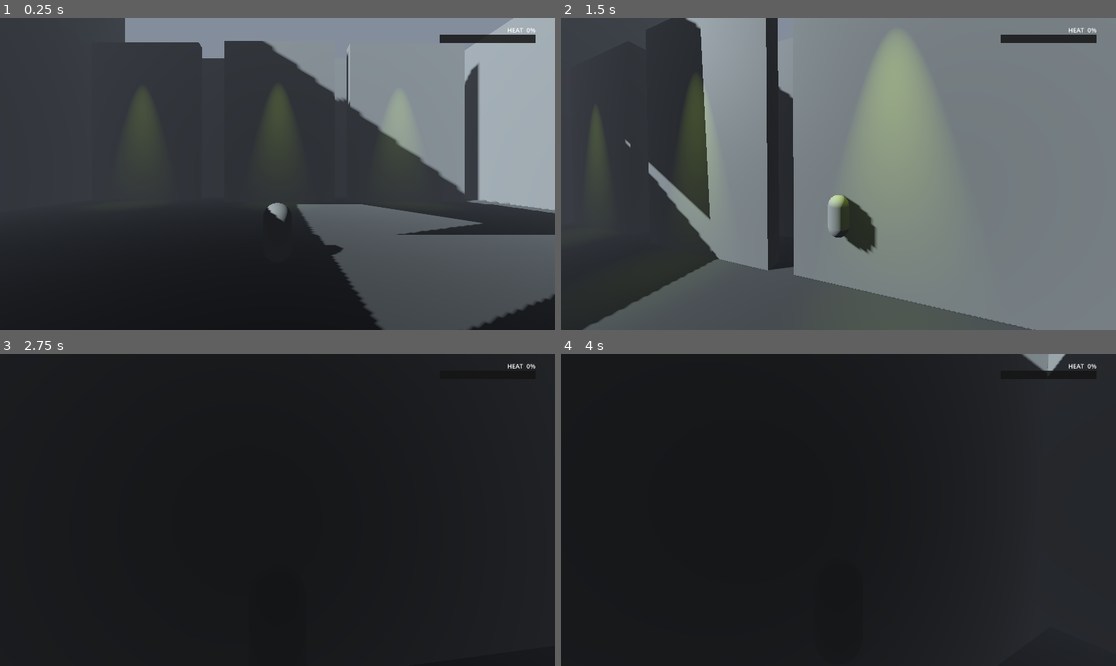
Above: before the commit, frames 1-4 (two rows, left to right).
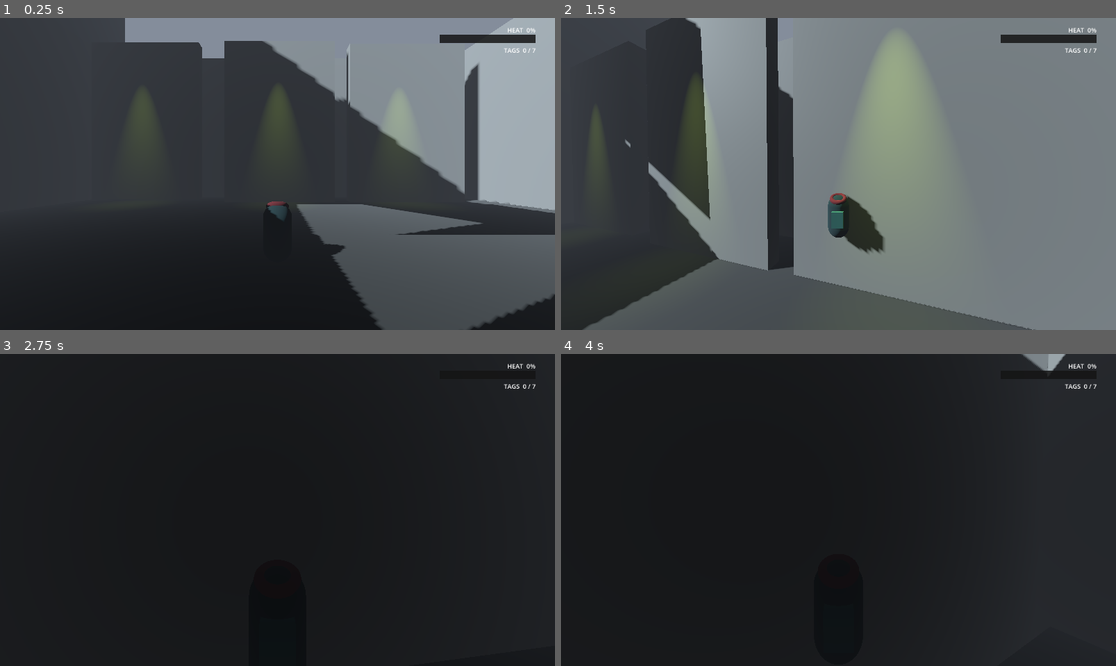
Above: after the commit, the same moments.

Repository: jcxldxr816/gamejamSpring26
Game: Godot game, scene res://mainLevel.tscn
Two runs of this game, one before a commit and one after it. Both use one fixed random seed, a clock stepped at 60 frames per second and the inputs below. The engine's default icon, where the game draws it, is replaced by a stand-in: a white triangle on a blue panel in a dark square.
Inputs (mouse positions are in pixels of both pictures, inside the frame that each line leads up to):
- Up to frame 1 (0.25 s): no input
- Up to frame 2 (1.5 s): tap Enter (ui_accept) at 0.5 s; move the mouse to (866, 174) at 0.52 s; hold T (tag_initiate) 0.53-1.28 s; hold W (forward) from 0.53 s (still down); tap Space (jump) at 0.77 s; move the mouse to (810, 174) at 1.27 s; tap 1 (tag_pick_0) at 1.35 s
- Up to frame 3 (2.75 s): keep holding W (forward); tap Space (jump) at 1.52 s; move the mouse to (288, 503) at 2.02 s; tap 2 (tag_pick_1) at 2.1 s
- Up to frame 4 (4 s): keep holding W (forward); move the mouse to (832, 516) at 2.77 s; tap 3 (tag_pick_2) at 2.85 s; tap Space (jump) at 3.02, 3.77 s; tap Enter (ui_accept) at 3.5 s; move the mouse to (877, 513) at 3.52 s; tap 4 (tag_pick_3) at 3.6 s

The runs differ from the first frame. In frame 1, 0.2% of the frame differs, in the area x 47-97%, y 9-74%; in frame 2, 0.6%, in the area x 48-97%, y 9-76%; in frame 3, less than 0.1%; in frame 4, less than 0.1%.

Commit message:
final changes

Diff:
--- a/HeatBar.gd
+++ b/HeatBar.gd
@@ -20,6 +20,7 @@
 var _background: ColorRect
 var _label: Label
 var _caught_flash: ColorRect
+var _tag_count_label: Label
 
 # ---------------------------------------------------------------------------
 # Config
@@ -38,6 +39,9 @@
 	HeatManager.heat_changed.connect(_on_heat_changed)
 	HeatManager.player_caught.connect(_on_player_caught)
 	HeatManager.heat_reset.connect(_on_heat_reset)
+	HeatManager.heat_reset.connect(func(): _update_tag_count())
+	TaggingManager.tag_placed.connect(_on_tag_placed)
+	_update_tag_count()
 
 # ---------------------------------------------------------------------------
 # Signal handlers
@@ -61,6 +65,14 @@
 	_caught_flash.hide()
 	_caught_flash.modulate.a = 0.8
 
+func _on_tag_placed(design: TagDesign) -> void:
+	_update_tag_count()
+
+func _update_tag_count() -> void:
+	var placed := TaggingManager.get_all_placed_designs().size()
+	var total := get_tree().get_nodes_in_group("tag_spots").size()
+	_tag_count_label.text = "TAGS  %d / %d" % [placed, total]
+
 # ---------------------------------------------------------------------------
 # UI construction
 # ---------------------------------------------------------------------------
@@ -71,7 +83,7 @@
 	offset_left = -(BAR_WIDTH + MARGIN * 2 + 8)
 	offset_top = MARGIN
 	offset_right = -MARGIN
-	offset_bottom = MARGIN + BAR_HEIGHT + 20
+	offset_bottom = MARGIN + BAR_HEIGHT + 44
 
 	# Background track.
 	_background = ColorRect.new()
@@ -106,3 +118,12 @@
 	_caught_flash.size = Vector2(4000, 4000)
 	_caught_flash.hide()
 	add_child(_caught_flash)
+
+	_tag_count_label = Label.new()
+	_tag_count_label.text = "TAGS  0"
+	_tag_count_label.add_theme_font_size_override("font_size", 13)
+	_tag_count_label.size = Vector2(BAR_WIDTH, 18)
+	_tag_count_label.horizontal_alignment = HORIZONTAL_ALIGNMENT_RIGHT
+	# Position it just below the heat bar
+	_tag_count_label.position = Vector2(0, BAR_HEIGHT + 24)
+	add_child(_tag_count_label)
--- a/player.tscn
+++ b/player.tscn
@@ -8,6 +8,19 @@
 [sub_resource type="CapsuleShape3D" id="CapsuleShape3D_8uh7m"]
 
 [sub_resource type="CapsuleMesh" id="CapsuleMesh_ykrsh"]
+
+[sub_resource type="StandardMaterial3D" id="StandardMaterial3D_hqtel"]
+albedo_color = Color(0.0810967, 0.192686, 0.207715, 1)
+
+[sub_resource type="BoxMesh" id="BoxMesh_hqtel"]
+
+[sub_resource type="StandardMaterial3D" id="StandardMaterial3D_sweqy"]
+albedo_color = Color(0.162147, 0.393368, 0.398501, 1)
+
+[sub_resource type="TorusMesh" id="TorusMesh_sweqy"]
+
+[sub_resource type="StandardMaterial3D" id="StandardMaterial3D_2hs0m"]
+albedo_color = Color(0.429363, 0.107571, 0.136491, 1)
 
 [node name="CharacterBody3D" type="CharacterBody3D" node_paths=PackedStringArray("spring_arm", "mesh", "camera") groups=["player"]]
 script = ExtResource("1_i3pqv")
@@ -27,6 +40,19 @@
 
 [node name="MeshInstance3D" type="MeshInstance3D" parent="."]
 mesh = SubResource("CapsuleMesh_ykrsh")
+surface_material_override/0 = SubResource("StandardMaterial3D_hqtel")
+
+[node name="MeshInstance3D2" type="MeshInstance3D" parent="MeshInstance3D"]
+transform = Transform3D(-0.513054, 0, 2.91975e-08, 0, 0.703884, 0, -4.48526e-08, 0, -0.333981, 1.48108e-08, 0, -0.486774)
+mesh = SubResource("BoxMesh_hqtel")
+skeleton = NodePath("../..")
+surface_material_override/0 = SubResource("StandardMaterial3D_sweqy")
+
+[node name="MeshInstance3D3" type="MeshInstance3D" parent="MeshInstance3D"]
+transform = Transform3D(-0.4, 1.49101e-08, 3.16311e-08, 0, 0.361818, -0.170552, -3.49691e-08, -0.170552, -0.361818, -1.48108e-08, 0.850955, -0.147943)
+mesh = SubResource("TorusMesh_sweqy")
+skeleton = NodePath("../..")
+surface_material_override/0 = SubResource("StandardMaterial3D_2hs0m")
 
 [node name="PlayerTagging" type="Node3D" parent="."]
 script = ExtResource("2_hqtel")
Not shown: 1 places in player.tscn that only renumber resources
